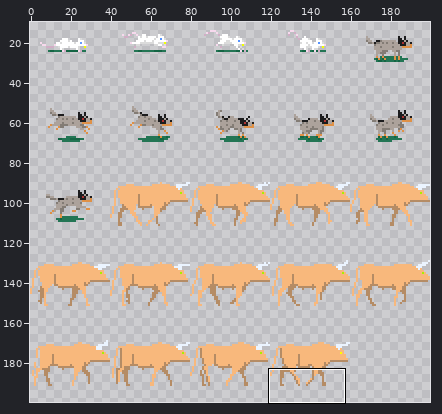
Two versions of one sprite sheet, dist/sprites20.png. The picture above shows the old version from afar; the outline marks the close-up.
Close-up. Before the commit:
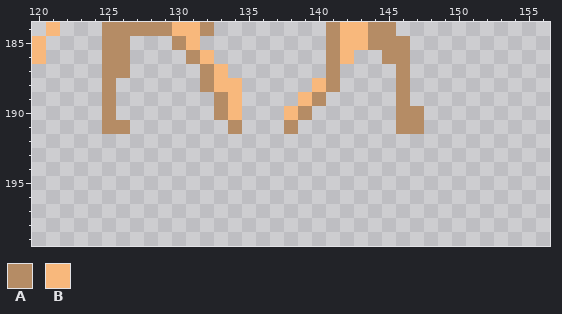
The file is 200x200 pixels. Colours within 5 levels of each other are drawn and written as one. Shown: x 120..156, y 184..199. The wide view leaves out empty margins. The commit also changed other parts of the picture, which this record leaves out.
Palette (. is transparent): A #b58c65  B #f8b87c
Pixels before, first column x 120:
184 .B...AAAAABBA........ABBAA..
185 B....AA...AB.........ABBAAA.
186 B....AA....AB........AB..AA.
187 .....AA.....AB.......A....A.
188 .....A......ABB.....BA....A.
189 .....A.......AB....BA.....A.
190 .....A.......AB...BA......AA
191 .....AA.......A...A.......AA
After the commit:
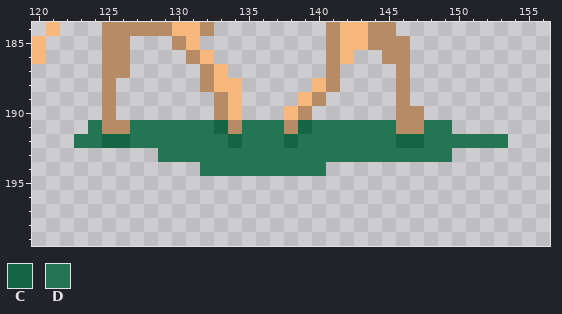
Colours new in this view: C #146544  D #237554
From old to new:
Colour C is added in row 191 at x 133 and 139; in row 192 at x 125 to 126, 134, 138 and 146 to 147.
Colour D is added in row 191 at x 124, 127 to 132, 135 to 137, 140 to 145 and 148 to 149; in row 192 at x 123 to 124, 127 to 133, 135 to 137, 139 to 145 and 148 to 153; in row 193 at x 129 to 149; in row 194 at x 132 to 140.
Where, in picture pixels (left, top, right, bottom), the same in both close-ups:
added: (74, 120, 508, 176)
